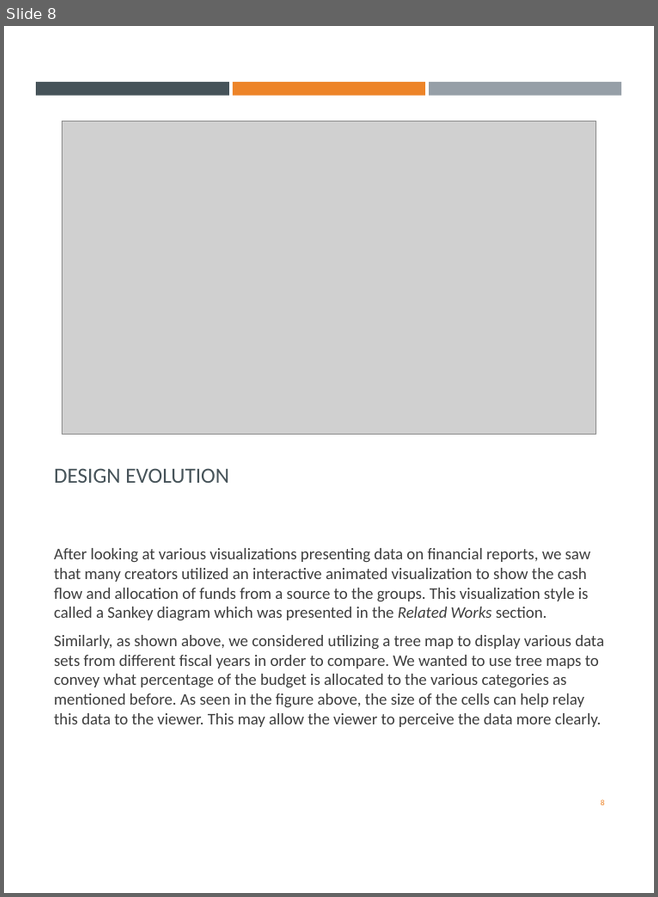
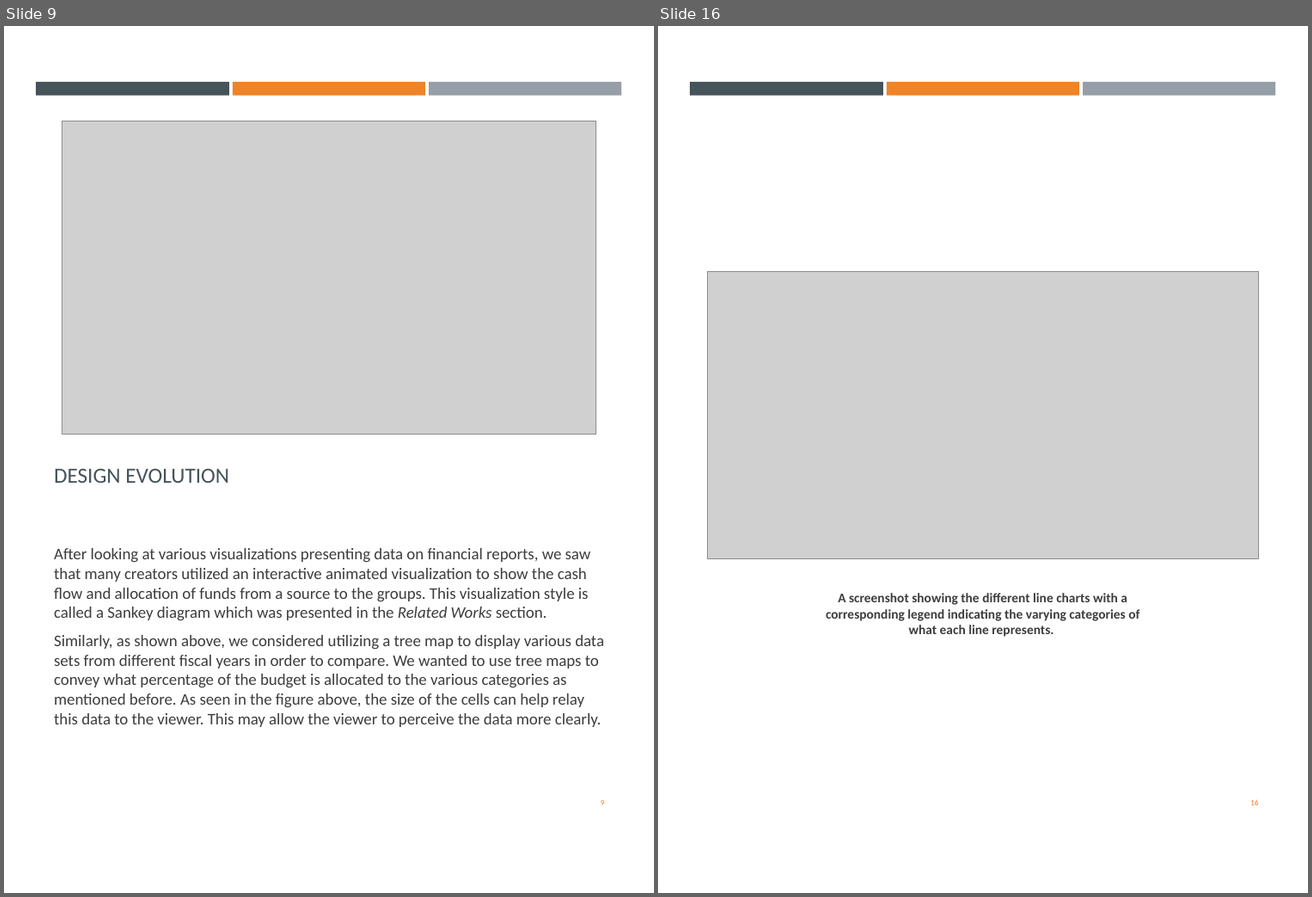
Before and after one commit to cs480x-21c/final, a slide deck: ProcessBook.pptx. Shown side by side, each under a label of ours: slide 8 before the commit, slides 9 and 16 after it; the slides between them are not shown. The pictures are 658x897 and 1312x897 pixels, drawn with LibreOffice and Linux fonts; fonts in the diff are those of the drawing; grey boxes stand for pictures. Boxes give left, top, right and bottom in pixels: in the first picture for what was removed or moved away, otherwise in the second. Text is boxed around its words. In the diff, an @@ line names an element or a change of style, - is before the commit and + after.

```diff
--- a/ProcessBook.pptx
+++ b/ProcessBook.pptx
@@ slide 16 added at box(658, 26, 1308, 893), background #FFFFFF; not listed: 3 template elements that a slide beside it also shows @@
@@ picture added at box(707, 272, 1258, 559) @@
@@ text added at box(826, 593, 1140, 637), 11 pt, text #3D3D3D, bold @@
+A screenshot showing the different line charts with a corresponding legend indicating the varying categories of what each line represents.
@@ page number added at box(1251, 800, 1258, 805), 6.8 pt, text #ED8428 @@
+16
@@ what was slide 8 is now slide 9 @@
@@ page number at box(601, 800, 605, 805): text changed @@
-8
+9
```
Also in this commit, not shown: 3 slides changed, 10 other slides added, 1 slide removed.
